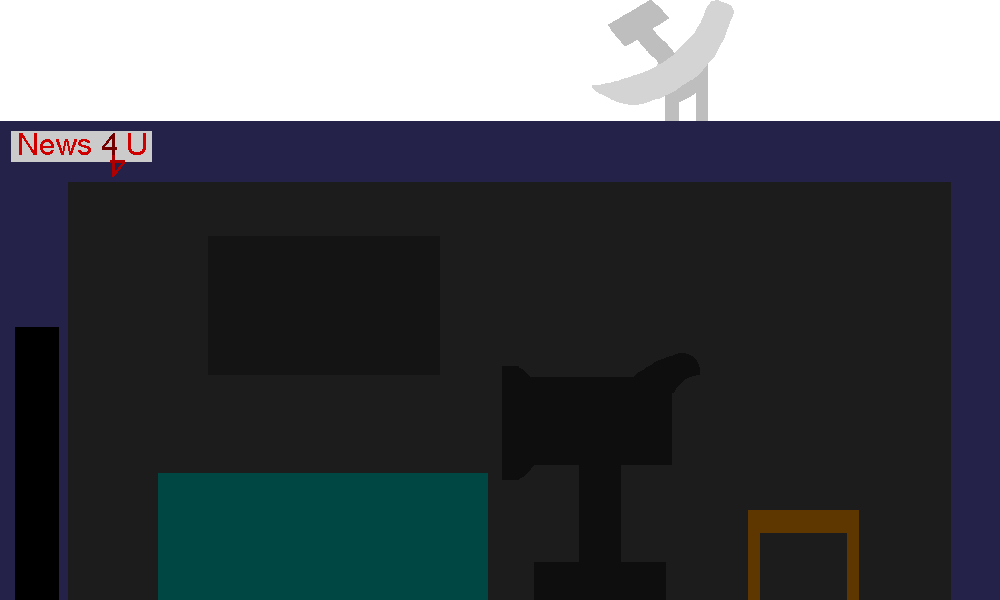
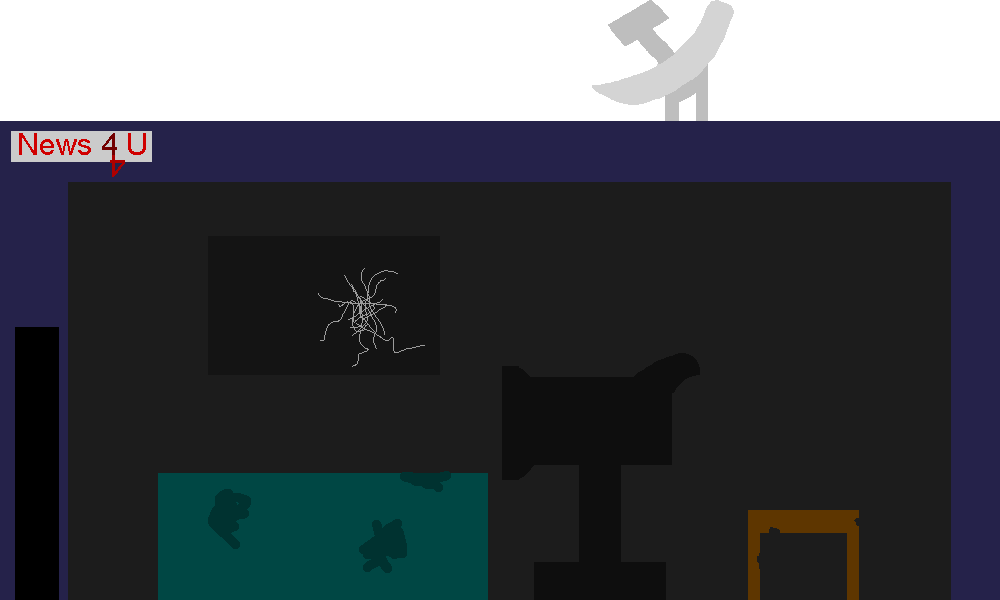
Layers edited between the first and the second (1000, 600) image:
painted on "Layer 2" over [208, 268, 859, 573]
